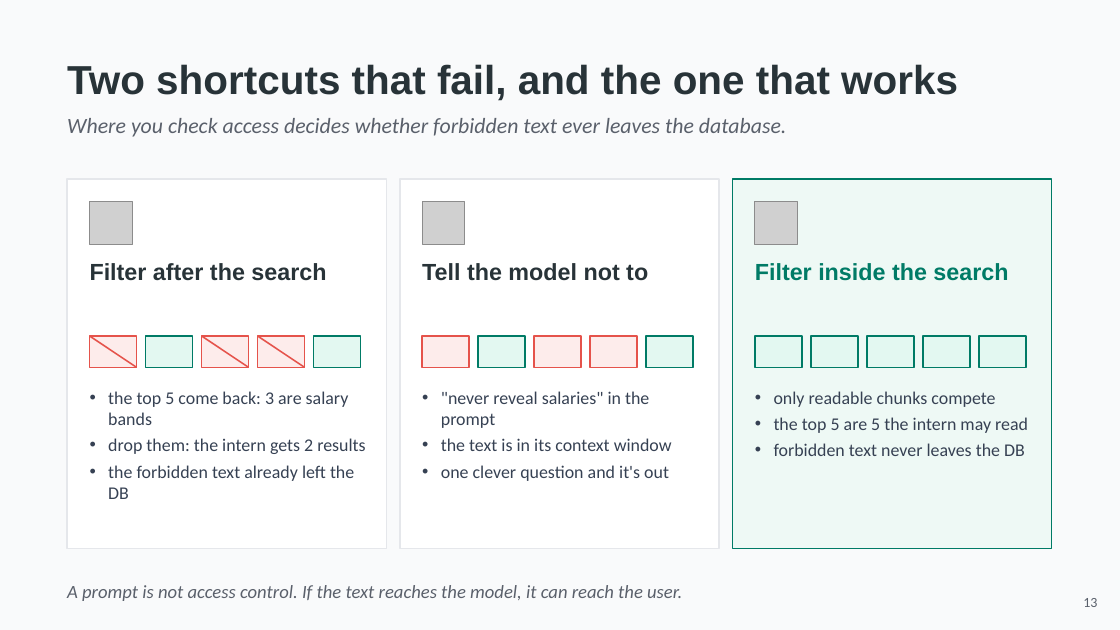
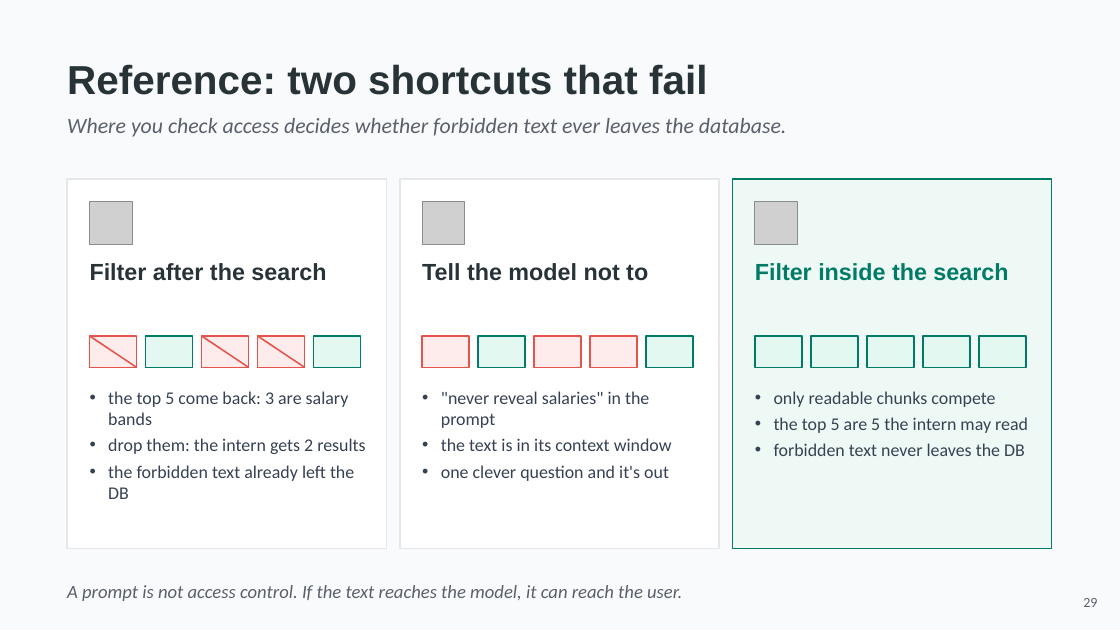
Before and after one commit to hasankanaan26/acme-desk, a slide deck: slide 29 of slides/part2-platform.pptx (slide 13 before the commit). Drawn at 1120x630 pixels with LibreOffice and Linux fonts; fonts in the diff are those of the drawing; grey boxes stand for pictures. Boxes give left, top, right and bottom in pixels: in the first picture for what was removed or moved away, otherwise in the second. Text is boxed around its words. In the diff, an @@ line names an element or a change of style, - is before the commit and + after.

```diff
--- a/slides/part2-platform.pptx
+++ b/slides/part2-platform.pptx
@@ text at bbox=[67, 64, 707, 95]: text changed @@
-Two shortcuts that fail, and the one that works
+Reference: two shortcuts that fail
@@ text at bbox=[1083, 598, 1097, 607]: text changed @@
-13
+29
```
Also in this commit, not shown: 18 other slides changed, 21 slides added, 20 slides removed, 9 other files.
